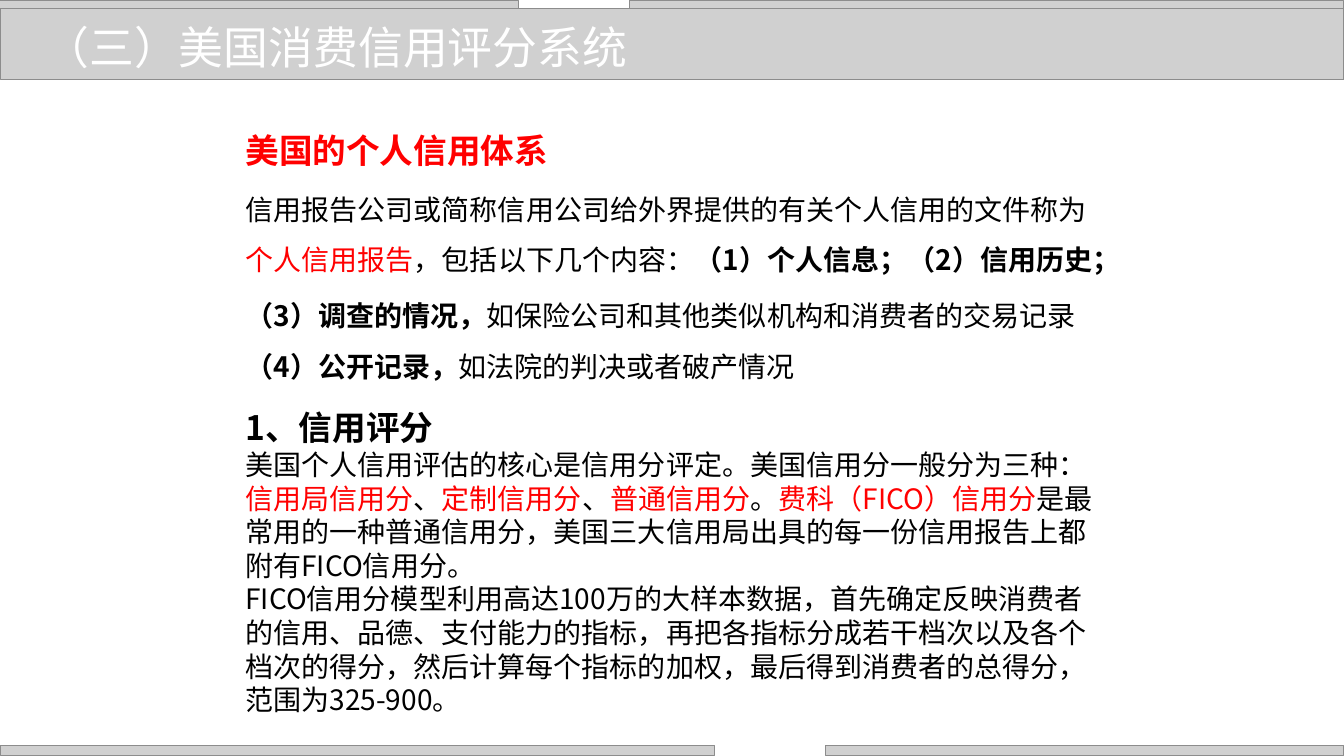
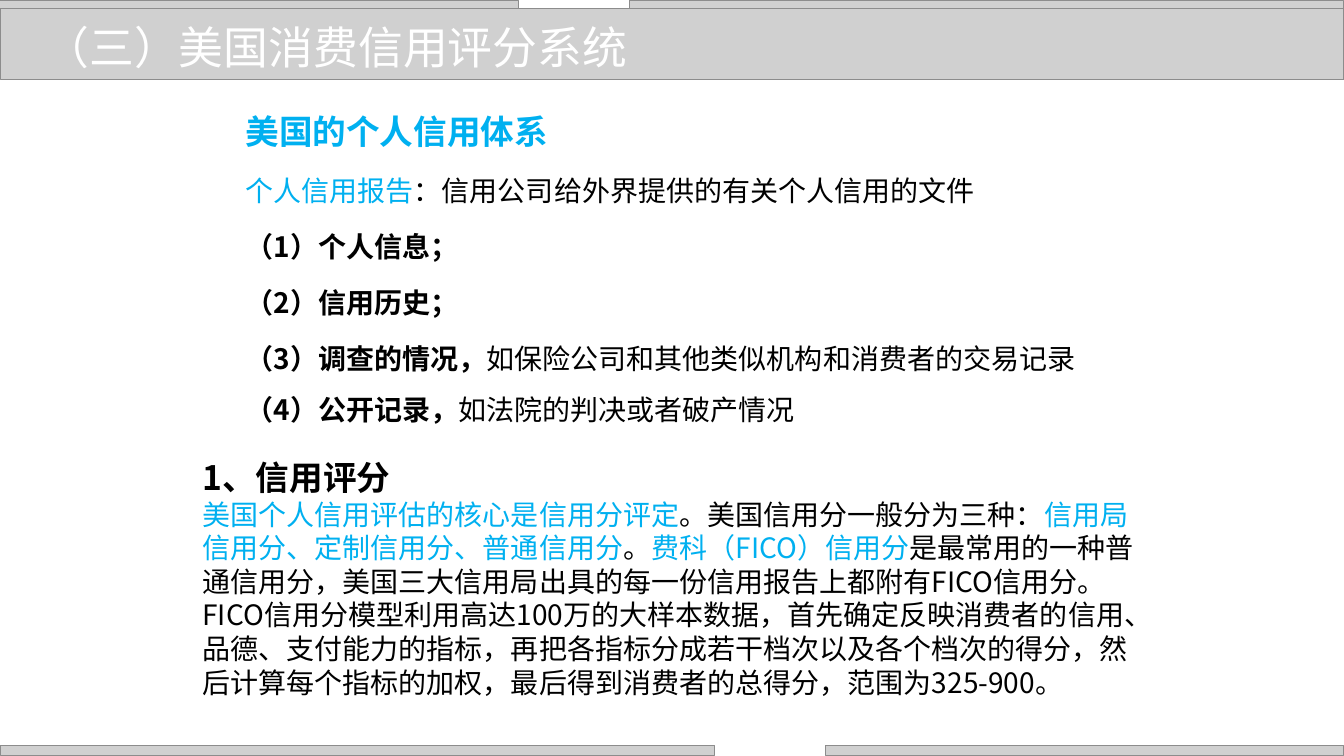
Before and after one commit to zhangjianzhang/internet_credit, a slide deck: slide 14 of files/slides/lecture_16.pptx. Drawn at 1344x756 pixels with LibreOffice and Linux fonts; fonts in the diff are those of the drawing; grey boxes stand for pictures; background and template pictures are left out. Boxes give left, top, right and bottom in pixels: in the first picture for what was removed or moved away, otherwise in the second. Text is boxed around its words. In the diff, an @@ line names an element or a change of style, - is before the commit and + after.

```diff
--- a/files/slides/lecture_16.pptx
+++ b/files/slides/lecture_16.pptx
@@ text "美国的个人信用体系": place and size @@
-text "美国的个人信用体系" at (246,134,1121,381)
+text "美国的个人信用体系" at (245,115,1075,424)
@@ text at (245,115,547,147): text colour #FF0000 to #00B0F0 in "美国的个人信用体系" @@
@@ text at (245,177,974,318): text changed @@
-信用报告公司或简称信用公司给外界提供的有关个人信用的文件称为个人信用报告，包括以下几个内容：（1）个人信息；（2）信用历史；
+个人信用报告：信用公司给外界提供的有关个人信用的文件
+（1）个人信息；
+（2）信用历史；
@@ text "1、信用评分": place and size @@
-text "1、信用评分" at (245,411,1092,713)
+text "1、信用评分" at (203,461,1153,696)
@@ text at (203,501,1134,595): text colour #000000 to #00B0F0, text colour #FF0000 to #00B0F0 in "美国个人信用评估的核心是信用分评定。美国信用分一般分为三种：信用局信用分、定制信用分、普通信用分。费科（FICO）信用分 ..." @@
```
Also in this commit, not shown: 27 other slides changed, 10 other files.
